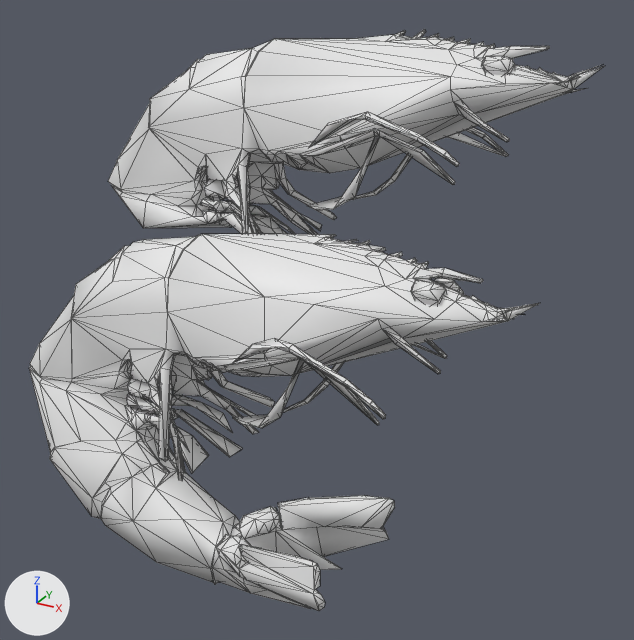
Before and after pictures for a commit that changed the glTF model public/assets/game/shrimp/lod.glb.
Both versions are drawn from a 50 mm camera at (0.81, -1.337, 0.658) aimed at (0.062, 0.023, -0.022). Lighting does not change. The marker at lower left points along +X, +Y and +Z. The picture after the commit comes second. Mesh edges are drawn as thin lines. Vertices at exactly the same position are counted once.

Names of what the first picture shows: 'Shrimp'.
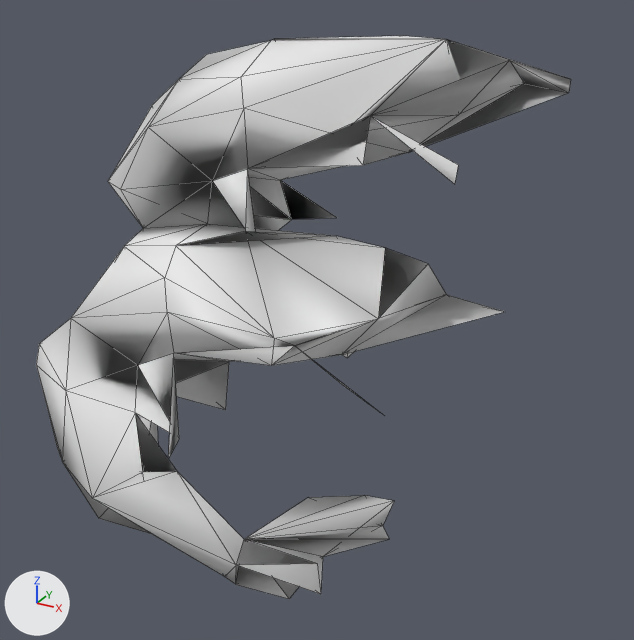
Pixel boxes [x1, y1, x2, y2] of what changed, in the pictures (634 x 640 px):
'Shrimp', reshaped (7% narrower)
    before: [29, 29, 604, 611]
    after: [36, 36, 571, 599]
part 1 of me_shrimp_mesh, deleted
    before: [200, 197, 262, 234]
part 2 of me_shrimp_mesh, deleted
    before: [29, 29, 604, 611]

The change, as a list of edits to the scene's bpy script:
```text
Change me_shrimp_mesh:
    used by ob_shrimp; location = (0.0, 0.0, 0.0)
    remove me_shrimp_mesh.from_pydata(...)  # 1657 vertices, 3270 faces; spans x -0.499..0.499, y -0.351..0.351, z -0.497..0.497
    add me_shrimp_mesh.from_pydata(...)  # 111 vertices, 231 faces; spans x -0.499..0.448, y -0.345..0.327, z -0.489..0.483
    me_shrimp_mesh part 1: the loose piece of 27 vertices spanning x -0.243..-0.05, y 0.028..0.089, z 0.114..0.171 is deleted
    me_shrimp_mesh part 2: 1519 vertices removed from x -0.497..0.499, y -0.351..0.351, z -0.497..0.497
```
